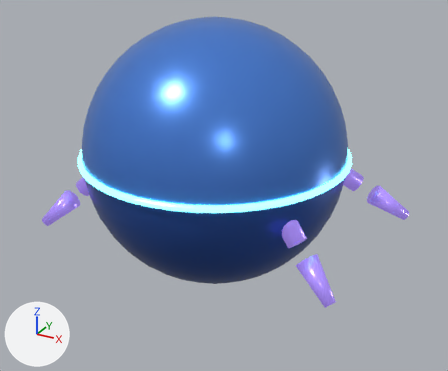
The glTF model bakugan-buddy/blender/out/ripple_rigged.glb, before and after one commit.
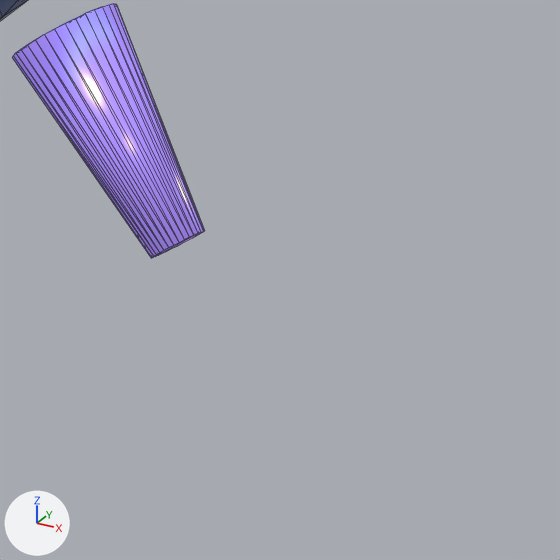
The first picture shows the older version from a 50 mm camera at (1.108, -1.945, 0.84) aimed at (0.054, -0.029, -0.118). The close-ups show the older and then the newer version on the part from 65% to 92% of the width and 68% to 100% of the height of that picture. Only the edits that show in the close-ups are written down. Lighting does not change. The marker at lower left points along +X, +Y and +Z. The close-ups show mesh edges as thin lines. Where no turn or scale is listed for an object, it has been applied to the vertices.

The scene before the commit, as lines of its bpy script (objects in view):
```python
me_cone_002 = bpy.data.meshes.new('Cone.002')
me_cone_002.from_pydata(...)  # 64 vertices, 124 faces; spans x -0.083..0.069, y -0.044..0.063, z -0.069..0.083
me_cone_002.materials.append(mat_claw)  # purple #ad90ff, glowing purple #725eaa
ob_claw_bl_tip = bpy.data.objects.new('CLAW_BL_Tip', me_cone_002)
ob_claw_bl_tip.location = (0.55, -0.3, -0.25)
```
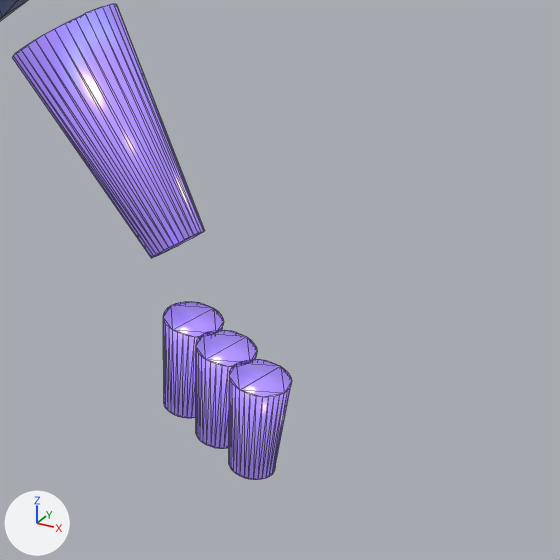
Pixel boxes (x1, y1, x2, y2) of what changed, in the close-ups (560 x 560 px):
'CLAW_BL_F2', added (purple): after (229, 359, 292, 480)
'CLAW_BL_F1', added (purple): after (196, 330, 257, 449)
'CLAW_BL_F0', added (purple): after (163, 301, 224, 418)

The edits, one by one:
Mesh me_cone_012 is new.
It is a 32-sided cut cone along z (radius 0.015 at the low end, 0.02 at the high end) spanning x -0.02..0.02, y -0.02..0.02, z -0.035..0.035.
It uses material mat_claw (purple #ad90ff, glowing purple #725eaa).
Object 'CLAW_BL_F2' (ob_claw_bl_f2) is new; it shows me_cone_012.
Its location is (0.68, -0.37, -0.39).
Object 'CLAW_BL_F1' (ob_claw_bl_f1) is new; it shows a copy of me_cone_012.
Its location is (0.65, -0.35, -0.39).
Object 'CLAW_BL_F0' (ob_claw_bl_f0) is new; it shows a copy of me_cone_012.
Its location is (0.62, -0.33, -0.39).
